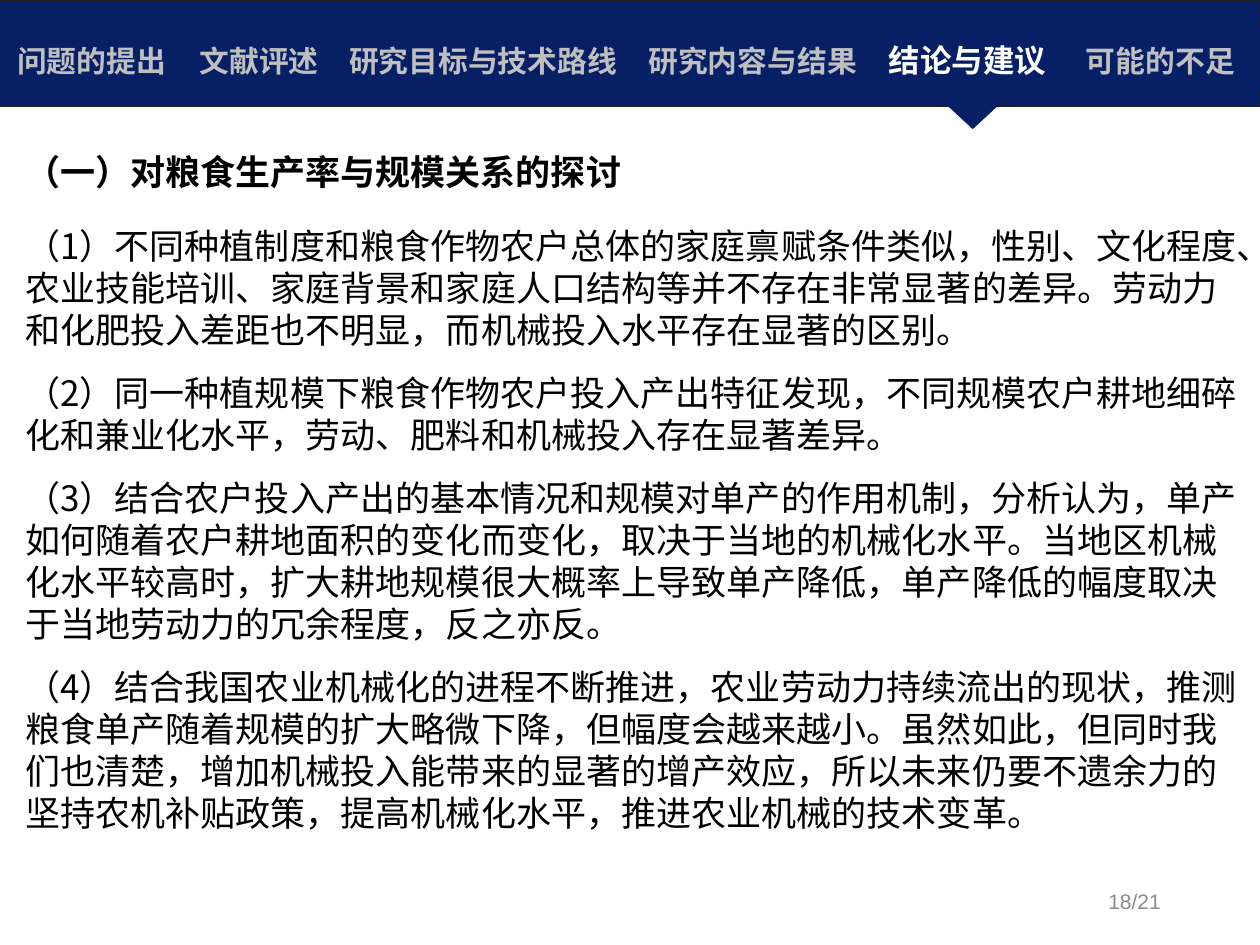
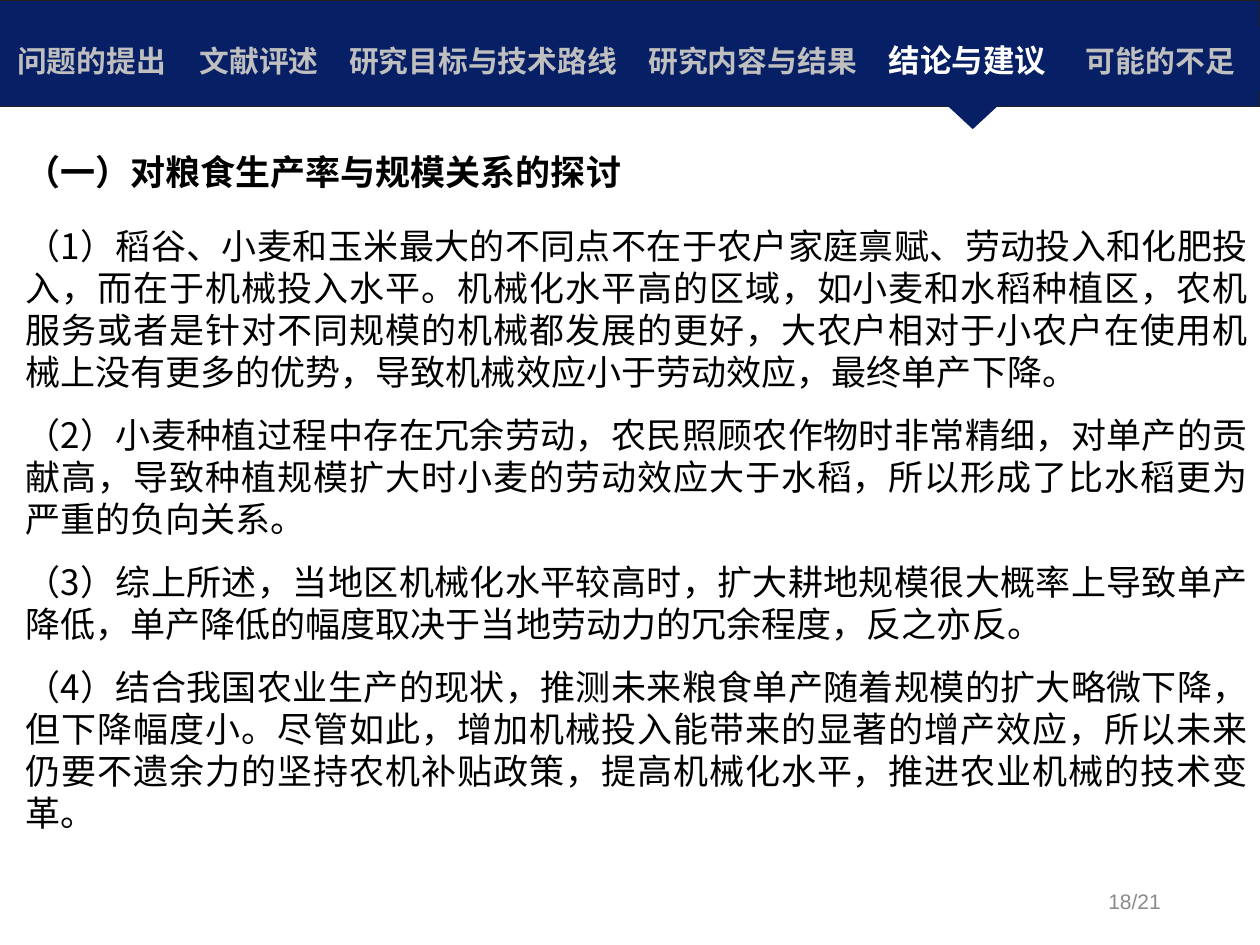
Before and after one commit to Iris0428/IR.Paper, a slide deck: slide 27 of 论文写作/S5+10+我国粮食生产率与农地经营规模关系的实证研究.pptx. Drawn at 1260x945 pixels with LibreOffice and Linux fonts; fonts in the diff are those of the drawing; background and template pictures are left out. Boxes give left, top, right and bottom in pixels: in the first picture for what was removed or moved away, otherwise in the second. Text is boxed around its words. In the diff, an @@ line names an element or a change of style, - is before the commit and + after.

```diff
--- a/论文写作/S5+10+我国粮食生产率与农地经营规模关系的实证研究.pptx
+++ b/论文写作/S5+10+我国粮食生产率与农地经营规模关系的实证研究.pptx
@@ text at (x1=25, y1=229, x2=1247, y2=829): text changed @@
-（1）不同种植制度和粮食作物农户总体的家庭禀赋条件类似，性别、文化程度、农业技能培训、家庭背景和家庭人口结构等并不存在非常显著的差异。劳动力和化肥投入差距也不明显，而机械投入水平存在显著的区别。
-（2）同一种植规模下粮食作物农户投入产出特征发现，不同规模农户耕地细碎化和兼业化水平，劳动、肥料和机械投入存在显著差异。
-（3）结合农户投入产出的基本情况和规模对单产的作用机制，分析认为，单产如何随着农户耕地面积的变化而变化，取决于当地的机械化水平。当地区机械化水平较高时，扩大耕地规模很大概率上导致单产降低，单产降低的幅度取决于当地劳动力的冗余程度，反之亦反。
-（4）结合我国农业机械化的进程不断推进，农业劳动力持续流出的现状，推测粮食单产随着规模的扩大略微下降，但幅度会越来越小。虽然如此，但同时我们也清楚，增加机械投入能带来的显著的增产效应，所以未来仍要不遗余力的坚持农机补贴政策，提高机械化水平，推进农业机械的技术变革。
+（1）稻谷、小麦和玉米最大的不同点不在于农户家庭禀赋、劳动投入和化肥投入，而在于机械投入水平。机械化水平高的区域，如小麦和水稻种植区，农机服务或者是针对不同规模的机械都发展的更好，大农户相对于小农户在使用机械上没有更多的优势，导致机械效应小于劳动效应，最终单产下降。
+（2）小麦种植过程中存在冗余劳动，农民照顾农作物时非常精细，对单产的贡献高，导致种植规模扩大时小麦的劳动效应大于水稻，所以形成了比水稻更为严重的负向关系。
+（3）综上所述，当地区机械化水平较高时，扩大耕地规模很大概率上导致单产降低，单产降低的幅度取决于当地劳动力的冗余程度，反之亦反。
+（4）结合我国农业生产的现状，推测未来粮食单产随着规模的扩大略微下降，但下降幅度小。尽管如此，增加机械投入能带来的显著的增产效应，所以未来仍要不遗余力的坚持农机补贴政策，提高机械化水平，推进农业机械的技术变革。
```
Also in this commit, not shown: 16 other slides changed, 10 other files.
